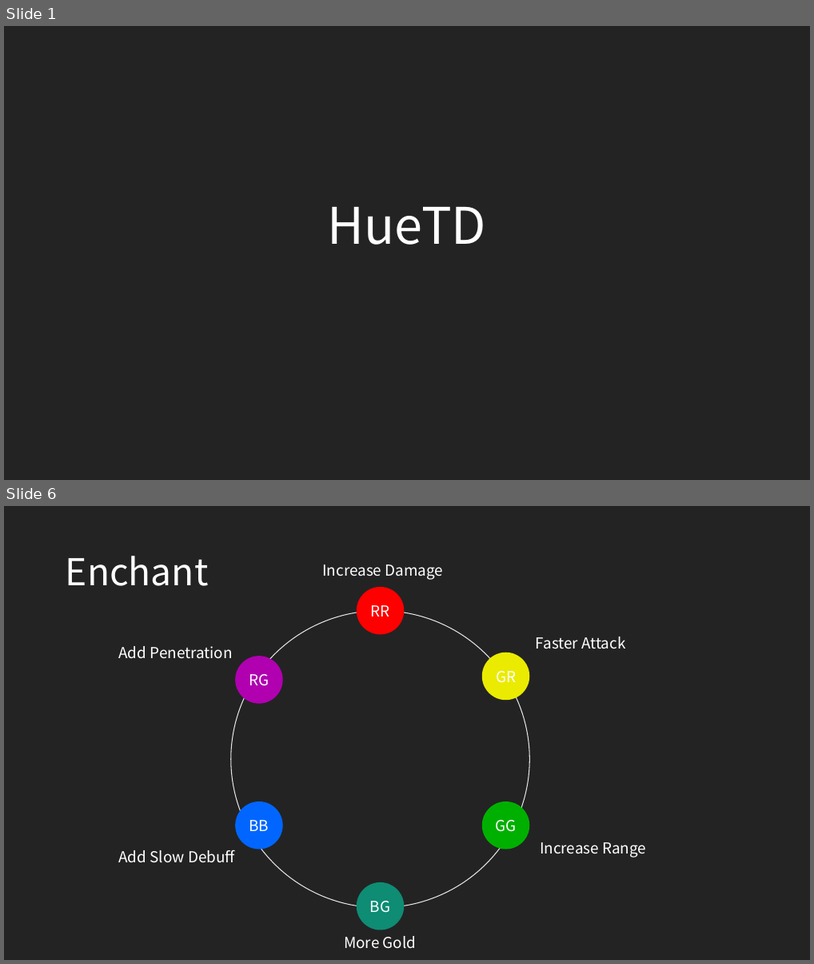
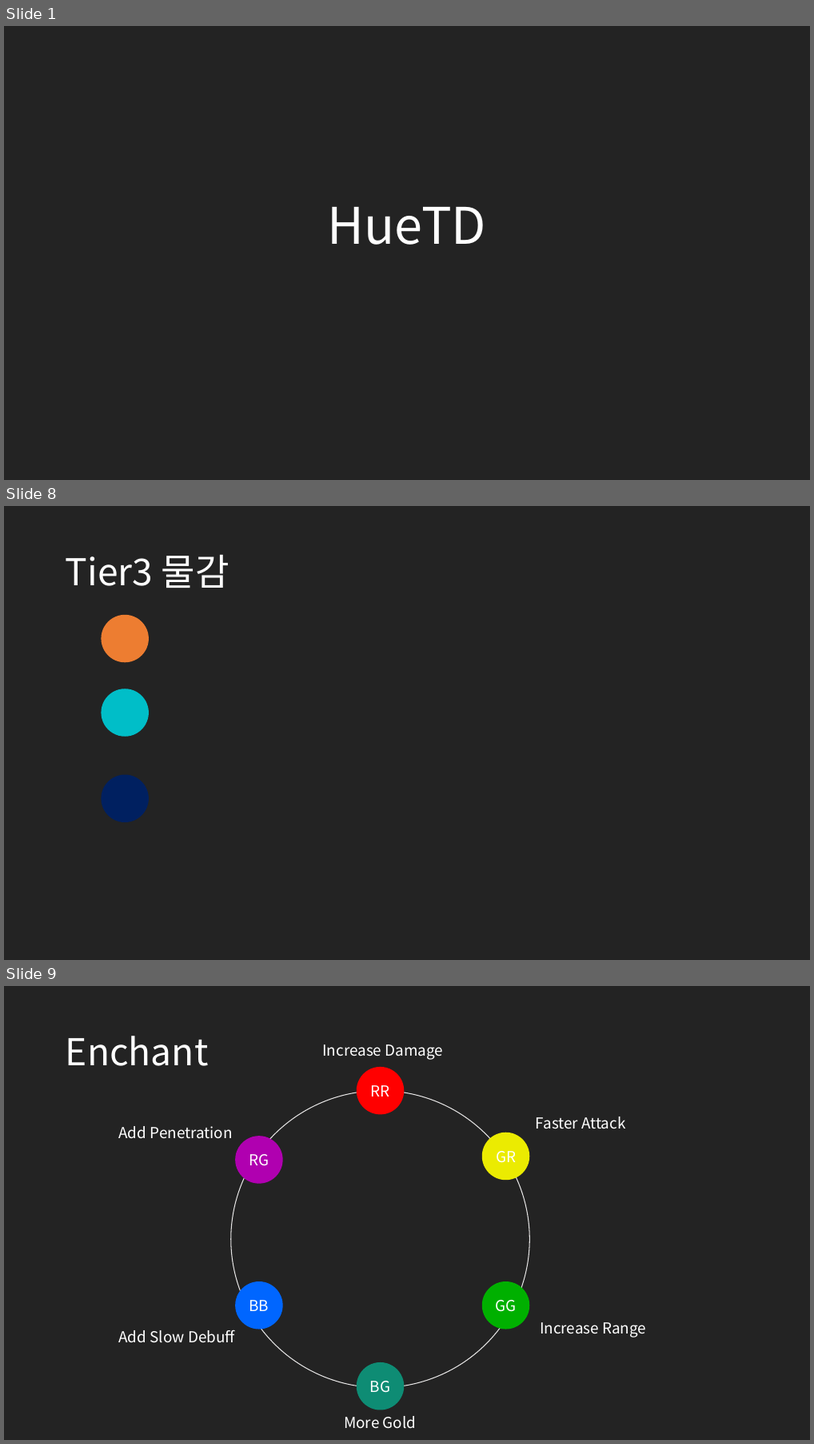
Before and after one commit to ryanking13/dye-td, a slide deck: concepts/HueTD_MainConcepts.pptx. Shown one above the other, each under a label of ours: slides 1 and 6 before the commit, slides 1, 8 and 9 after it; the slides between them are not shown. The pictures are 814x964 and 814x1444 pixels, drawn with LibreOffice and Linux fonts; fonts in the diff are those of the drawing. Boxes give left, top, right and bottom in pixels: in the first picture for what was removed or moved away, otherwise in the second. Text is boxed around its words. In the diff, an @@ line names an element or a change of style, - is before the commit and + after.

```diff
--- a/concepts/HueTD_MainConcepts.pptx
+++ b/concepts/HueTD_MainConcepts.pptx
@@ slide 8 added at (4, 506, 810, 960), background #232323 @@
@@ title added at (66, 554, 230, 588), 44 pt, text #FFFFFF @@
+Tier3 물감
@@ ellipse added at (102, 615, 149, 663), fill #ED7D31 @@
@@ ellipse added at (102, 688, 149, 736), fill #00BEC8 @@
@@ ellipse added at (102, 775, 149, 822), fill #002060 @@
@@ what was slide 6 is now slide 9 @@
```
Also in this commit, not shown: 3 slides changed, 4 other slides added, 1 slide removed.
